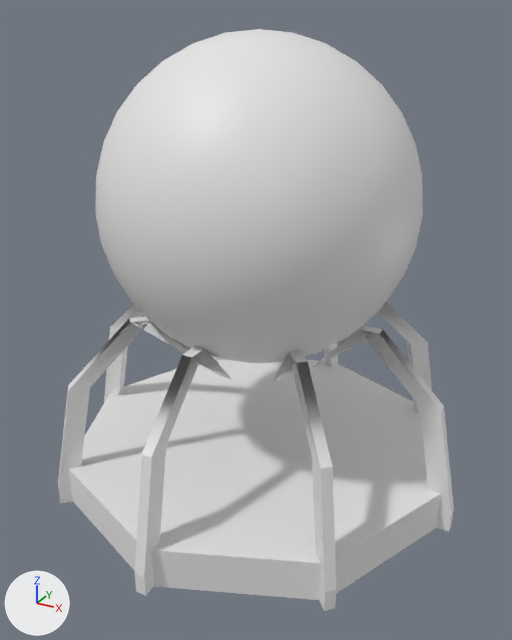
A saved change to the FBX model Tower Defence/Assets/Prefabs/FirstTower.fbx.
Camera for both pictures: a 50 mm camera at (3.09, -5.68, 4.58) aimed at (0.06, -0.16, 1.82). The axes (+X, +Y, +Z) are drawn at lower left. The lights are the same throughout.
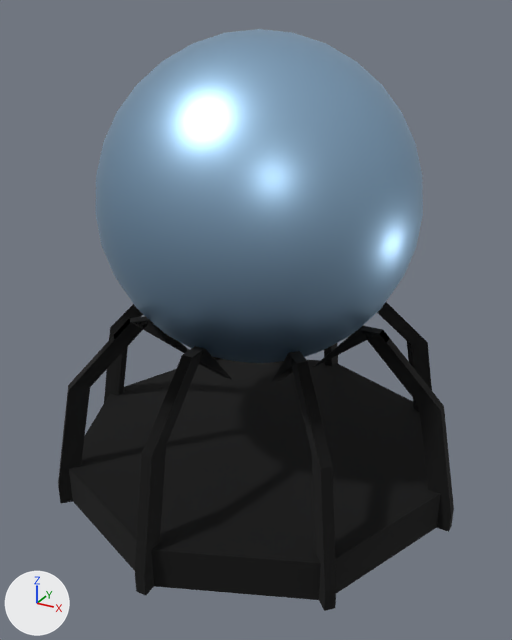
Changed parts and their boxes (x1, y1, x2, y2) in the pictures (512 x 640 px):
'Sphere', recoloured (white to blue): (96, 29, 423, 363) in both
'Cube.007', recoloured (grey to black): (58, 302, 454, 611) in both

Diff of the bpy script that builds the scene:
```diff
--- a/Tower Defence/Assets/Prefabs/FirstTower.fbx.py
+++ b/Tower Defence/Assets/Prefabs/FirstTower.fbx.py
@@ mat_material @@
+mat_material = principled_material('Material')
+mat_material.base_color = (0.367, 0.578, 0.8)  # blue #a3c8e7
+mat_material.metallic = 1.0
+mat_material.roughness = 0.4
@@ mat_material_001 @@
+mat_material_001 = principled_material('Material.001')
+mat_material_001.base_color = (0.0, 0.0, 0.0)  # black #000000
+mat_material_001.roughness = 1.0
@@ me_sphere @@
 me_sphere.from_pydata(...)  # 482 vertices, 512 faces; spans x -1.49..1.49, y -1.49..1.49, z -1.49..1.49
+me_sphere.materials.append(mat_material)  # blue #a3c8e7
@@ me_cube_009 @@
 me_cube_009.from_pydata(...)  # 160 vertices, 154 faces; spans x -41.0..1.0, y -42.0..42.0, z -1.0..0.9
+me_cube_009.materials.append(mat_material_001)  # black #000000
```
